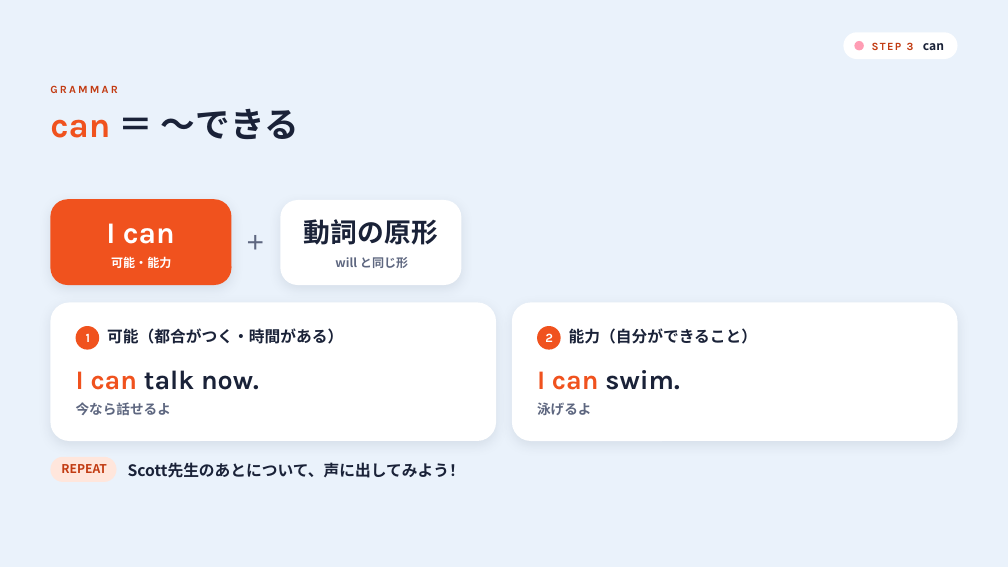
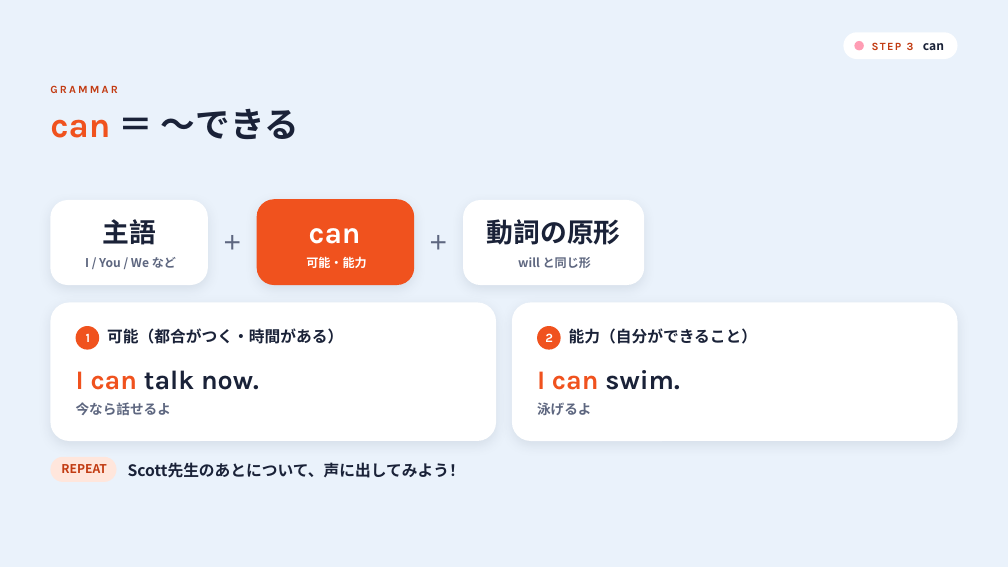
Before and after one commit to hinakajisaki-dev/hina-english, a slide deck: slide 15 of live/scott-will-can/scott-will-can.pptx. Drawn at 1008x567 pixels with LibreOffice and Linux fonts; fonts in the diff are those of the drawing. Boxes give left, top, right and bottom in pixels: in the first picture for what was removed or moved away, otherwise in the second. Text is boxed around its words. In the diff, an @@ line names an element or a change of style, - is before the commit and + after.

```diff
--- a/live/scott-will-can/scott-will-can.pptx
+++ b/live/scott-will-can/scott-will-can.pptx
@@ rounded rectangle: place and size @@
-rounded rectangle at box(51, 200, 232, 286)
+rounded rectangle at box(51, 200, 208, 285)
@@ rounded rectangle at box(51, 200, 208, 285): fill #F0521E to #FFFFFF; proportions changed @@
@@ rounded rectangle: place and size @@
-rounded rectangle at box(281, 200, 462, 285)
+rounded rectangle at box(257, 200, 414, 286)
@@ rounded rectangle at box(257, 200, 414, 286): fill #FFFFFF to #F0521E; proportions changed @@
@@ rounded rectangle added at box(463, 200, 644, 285), fill #FFFFFF @@
@@ text added at box(102, 219, 156, 245), 25.5 pt, text #1A2238, bold @@
+主語
@@ text "＋": place and size @@
-text "＋" at box(246, 228, 298, 257)
+text "＋" at box(222, 228, 274, 257)
@@ text at box(309, 228, 361, 244): text changed @@
-I can
+can
@@ text added at box(429, 228, 481, 257), 19.5 pt, text #5E6780, bold @@
+＋
@@ text "動詞の原形": place and size @@
-text "動詞の原形" at box(304, 219, 438, 245)
+text "動詞の原形" at box(487, 219, 621, 245)
@@ text added at box(85, 257, 176, 268), 11.5 pt, text #5E6780, bold @@
+I / You / We など
@@ text "可能・能力": place and size @@
-text "可能・能力" at box(111, 256, 171, 268)
+text "可能・能力" at box(306, 256, 366, 268)
@@ text "will と同じ形": place and size @@
-text "will と同じ形" at box(335, 257, 408, 268)
+text "will と同じ形" at box(518, 257, 591, 268)
```
Also in this commit, not shown: 5 other slides changed, 7 other files.
